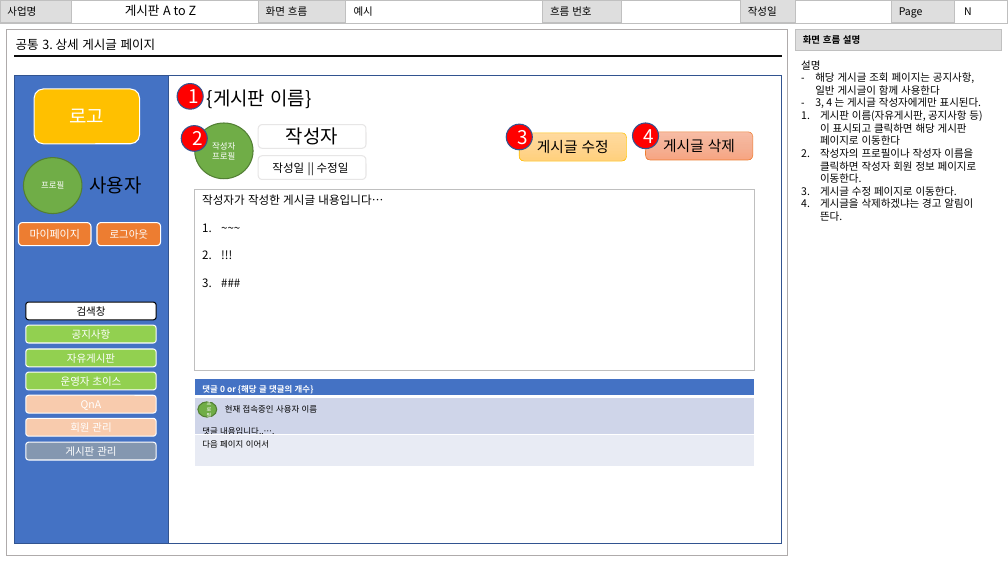
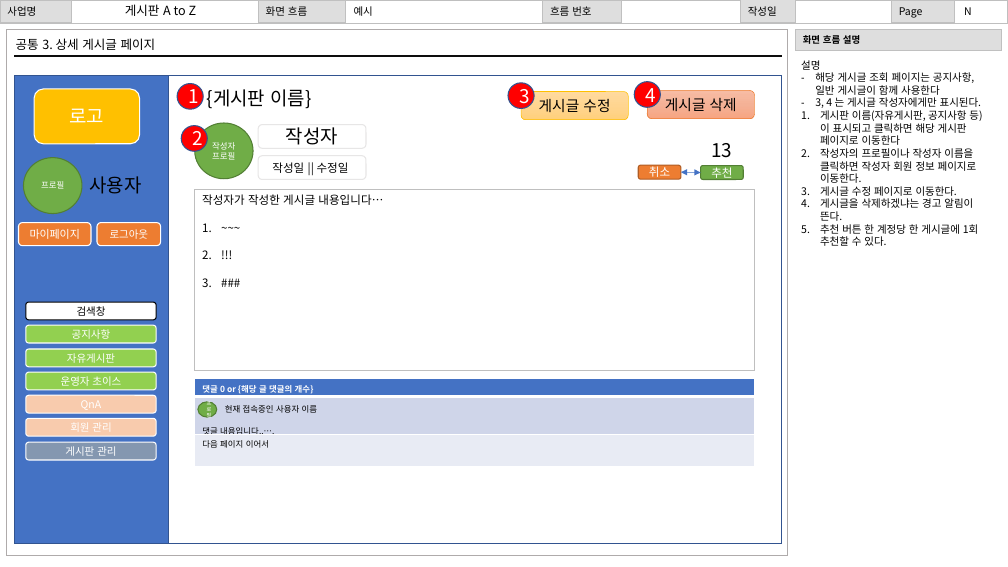
Before and after one commit to gihangShin/test, a slide deck: slide 9 of 화면설계서_2022_07_18.pptx (slide 10 before the commit). Drawn at 1008x567 pixels with LibreOffice and Linux fonts; fonts in the diff are those of the drawing. Boxes give left, top, right and bottom in pixels: in the first picture for what was removed or moved away, otherwise in the second. Text is boxed around its words. In the diff, an @@ line names an element or a change of style, - is before the commit and + after.

```diff
--- a/화면설계서_2022_07_18.pptx
+++ b/화면설계서_2022_07_18.pptx
@@ 2 rounded rectangles, 2 ellipses: place and size @@
-2 rounded rectangles, 2 ellipses at bbox=[507, 123, 753, 161]
+2 rounded rectangles, 2 ellipses at bbox=[508, 82, 755, 119]
@@ text added at bbox=[711, 143, 732, 158], 18 pt, text #000000 @@
+13
@@ rounded rectangle added at bbox=[638, 166, 681, 179], fill #ED7D31, outline #AF5C24 1 pt, 11 pt, text #FFFFFF @@
+취소
@@ double arrow added from (681, 172) to (701, 172), #4472C4 0.5 pt @@
@@ rounded rectangle added at bbox=[701, 166, 743, 179], fill #70AD47, outline #538035 1 pt, 11 pt, text #FFFFFF @@
+추천
@@ text at bbox=[820, 224, 978, 246]: paragraph added @@
+5. 추천 버튼 한 계정당 한 게시글에 1회 추천할 수 있다.
```
Also in this commit, not shown: 9 other slides changed, 1 slide added, 2 slides removed, 1 other file.
